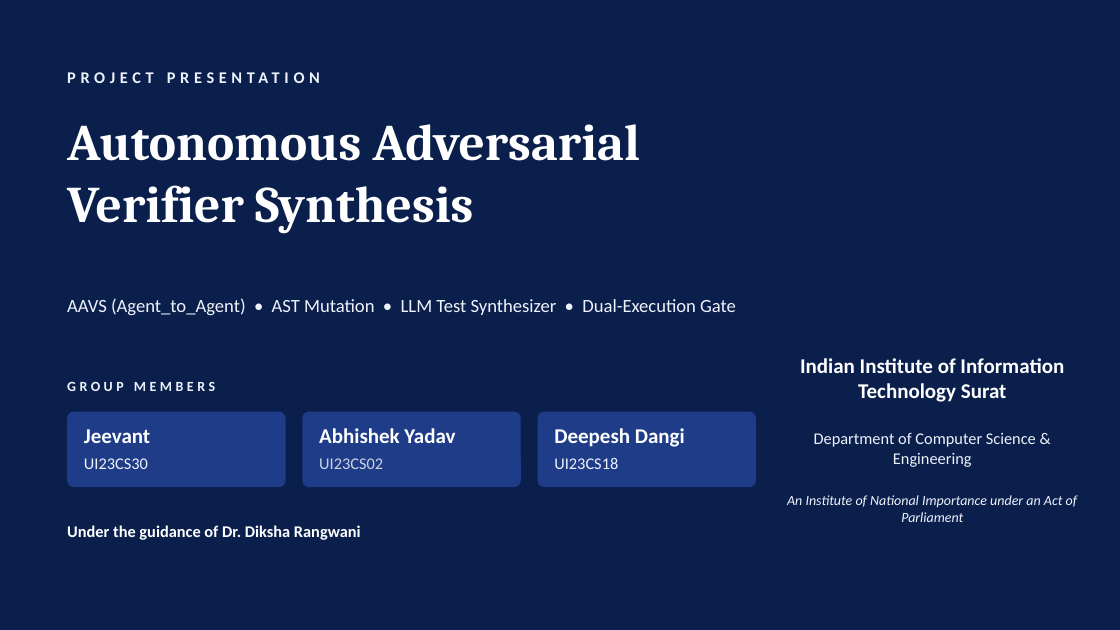
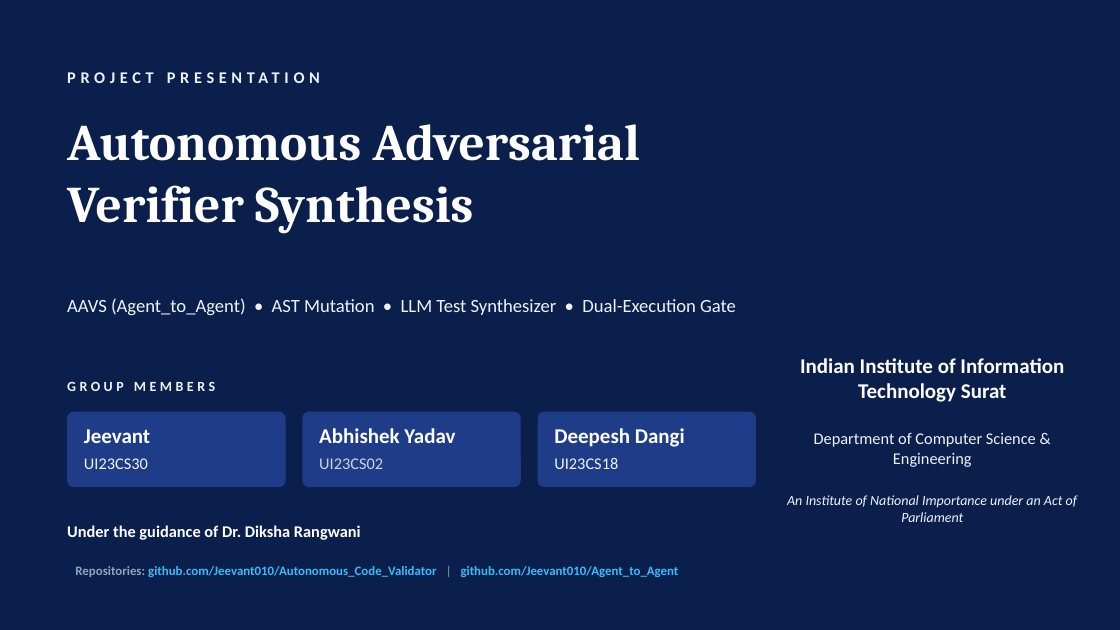
Before and after one commit to Jeevant010/Autonomous_Code_Validator, a slide deck: slide 1 of presentation/Autonomous_Code_Validator_Presentation.pptx. Drawn at 1120x630 pixels with LibreOffice and Linux fonts; fonts in the diff are those of the drawing; background and template pictures are left out. Boxes give left, top, right and bottom in pixels: in the first picture for what was removed or moved away, otherwise in the second. Text is boxed around its words. In the diff, an @@ line names an element or a change of style, - is before the commit and + after.

```diff
--- a/presentation/Autonomous_Code_Validator_Presentation.pptx
+++ b/presentation/Autonomous_Code_Validator_Presentation.pptx
@@ text added at [75,566,679,577], 11 pt, text #38BDF8, bold @@
+Repositories: github.com/Jeevant010/Autonomous_Code_Validator | github.com/Jeevant010/Agent_to_Agent
```
Also in this commit, not shown: 1 other slide changed, 4 other files.
